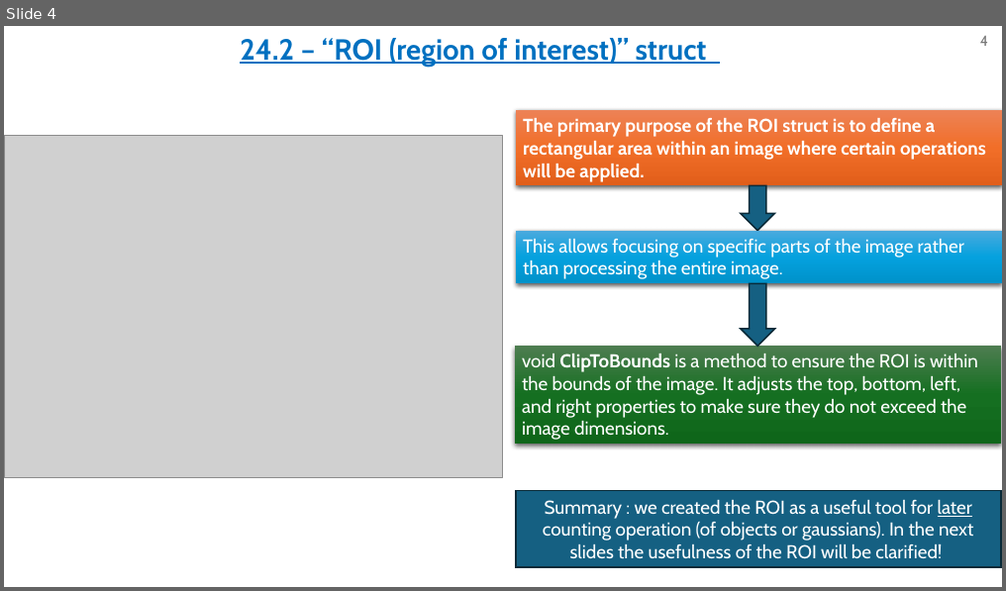
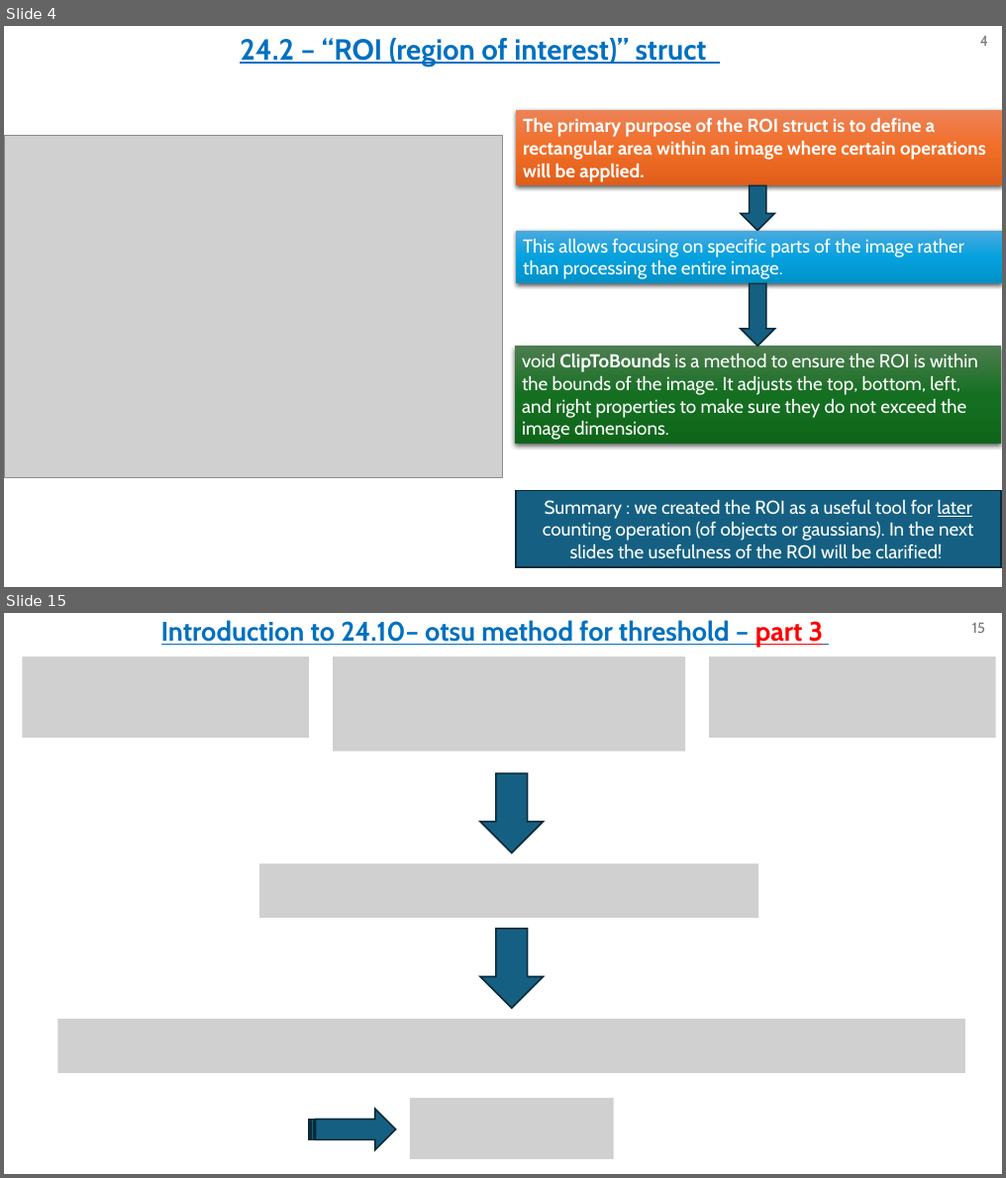
Before and after one commit to omripony/image-processing, a slide deck: labs/lab24- for barak's check/version 2/1950-2210-7939-ImPr24-2.pptx. Shown one above the other, each under a label of ours: slide 4 before the commit, slides 4 and 15 after it; the slides between them are not shown. The pictures are 1006x591 and 1006x1178 pixels, drawn with LibreOffice and Linux fonts; fonts in the diff are those of the drawing; grey boxes stand for pictures. Boxes give left, top, right and bottom in pixels: in the first picture for what was removed or moved away, otherwise in the second. Text is boxed around its words. In the diff, an @@ line names an element or a change of style, - is before the commit and + after.

```diff
--- a/labs/lab24- for barak's check/version 2/1950-2210-7939-ImPr24-2.pptx
+++ b/labs/lab24- for barak's check/version 2/1950-2210-7939-ImPr24-2.pptx
@@ slide 15 added at [4, 613, 1002, 1174], background #FFFFFF @@
@@ text added at [161, 620, 824, 647], 25.9 pt, text #0070C0, bold, underline @@
+Introduction to 24.10– otsu method for threshold – part 3
@@ page number added at [972, 623, 985, 633], 14 pt, text #797979 @@
+15
@@ picture added at [22, 657, 309, 738] @@
@@ picture added at [333, 657, 685, 751] @@
@@ picture added at [709, 657, 996, 738] @@
@@ down arrow added at [480, 773, 543, 853], fill #156082, outline #092A39 1.5 pt @@
@@ picture added at [260, 863, 758, 918] @@
@@ down arrow added at [480, 929, 543, 1008], fill #156082, outline #092A39 1.5 pt @@
@@ picture added at [57, 1019, 965, 1072] @@
@@ striped right arrow added at [309, 1109, 395, 1151], fill #156082, outline #092A39 1.5 pt @@
@@ picture added at [410, 1098, 614, 1159] @@
```
Also in this commit, not shown: 13 slides changed, 10 other slides added, 28 other files.
